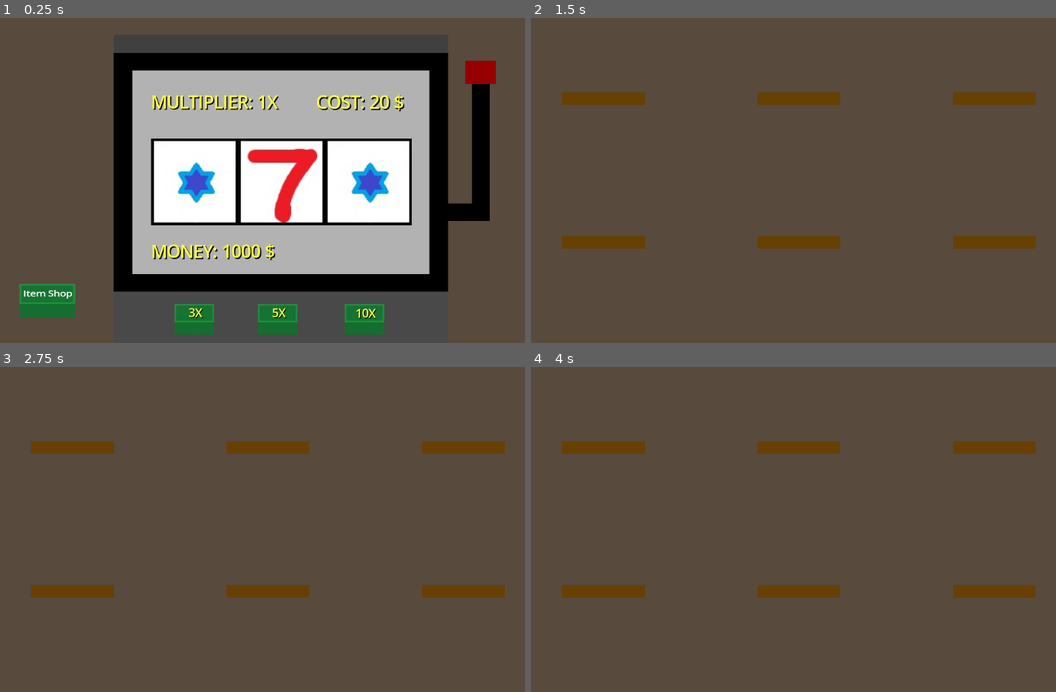
Above: before the commit, frames 1-4 (two rows, left to right).
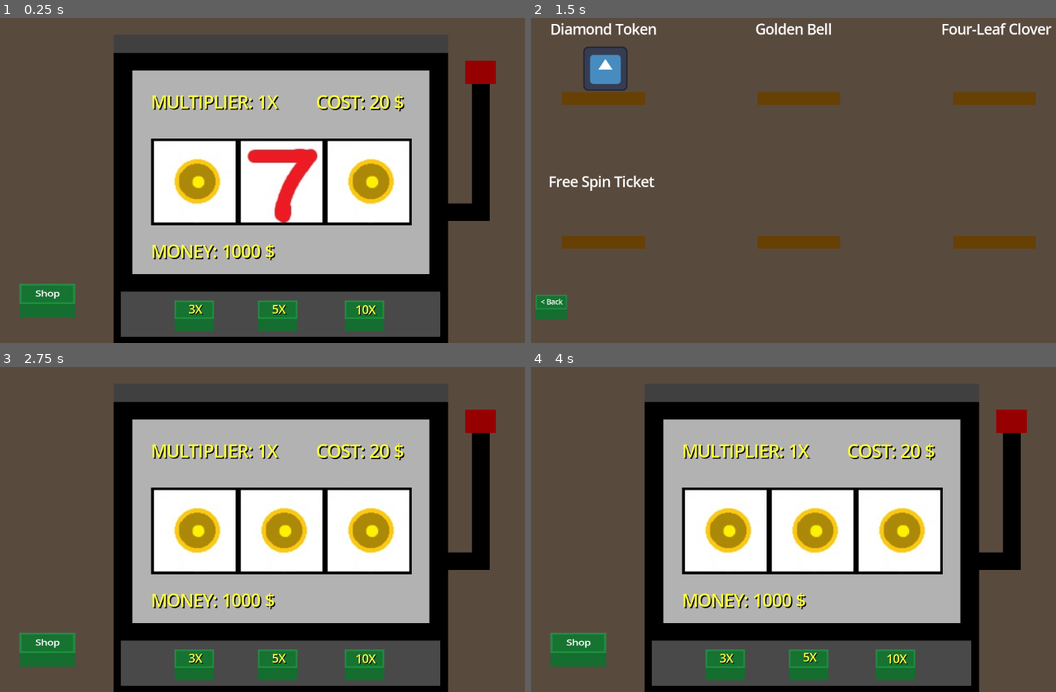
Above: after the commit, the same moments.

Repository: NZivulovic/SlotMachine-Game
Game: Godot game, scene res://Scenes/main.tscn
Same seed, same stepped clock (60 frames per second), same inputs: the game is played once before the commit and once after it. The engine's default icon, where the game draws it, is replaced by a stand-in: a white triangle on a blue panel in a dark square.
Inputs (mouse positions are in pixels of both pictures, inside the frame that each line leads up to):
- Up to frame 1 (0.25 s): no input
- Up to frame 2 (1.5 s): click "3X" at 0.5 s; click "Item Shop" (after the commit: "Shop") at 1.25 s
- Up to frame 3 (2.75 s): click (21, 656) at 2 s, where only the run after the commit has a clickable "< Back"
- Up to frame 4 (4 s): click (809, 662) at 2.75 s, where only the run after the commit has a clickable "5X"; click (809, 662) at 3.5 s, where only the run after the commit has a clickable "5X"

The runs differ from the first frame. In frame 1, 4.7% of the frame differs, in the area x 4-86%, y 43-100%; in frame 2, 2.9%; in frame 3, 59%, in the area x 3-97%, y 5-100%; in frame 4, 59%.

Commit message:
Item Shop + 1st Item (DiamondToken) added, Trinkets screen,

Diff:
--- a/Scenes/Buttons/BasicButton.tscn
+++ b/Scenes/Buttons/BasicButton.tscn
@@ -24,5 +24,6 @@
 offset_top = 7.2618465
 offset_right = 69.085
 offset_bottom = 30.261847
-text = "Item Shop"
+text = "Shop"
 label_settings = SubResource("LabelSettings_46imx")
+horizontal_alignment = 1
--- a/Scenes/Buttons/texture_button3X.tscn
+++ b/Scenes/Buttons/texture_button3X.tscn
@@ -2,7 +2,7 @@
 
 [ext_resource type="Texture2D" uid="uid://bbfxwkrk6o2l1" path="res://Assets/GreenButtonUnpressed-removebg-preview.png" id="1_r6cof"]
 [ext_resource type="Texture2D" uid="uid://chs2cachs2uit" path="res://Assets/GreenButtonPressed-removebg-preview.png" id="2_okmw2"]
-[ext_resource type="Script" uid="uid://foj754ricmf6" path="res://Scenes/multiply_button.gd" id="3_l5h0l"]
+[ext_resource type="Script" uid="uid://foj754ricmf6" path="res://Scripts/buttons/multiply_button.gd" id="3_l5h0l"]
 
 [sub_resource type="LabelSettings" id="LabelSettings_hybk3"]
 font_color = Color(1, 1, 0.25882354, 1)
--- a/Scenes/ItemShop.tscn
+++ b/Scenes/ItemShop.tscn
@@ -1,10 +1,128 @@
-[gd_scene format=3 uid="uid://dts540hcxxcc2"]
+[gd_scene load_steps=11 format=3 uid="uid://dts540hcxxcc2"]
+
+[ext_resource type="PackedScene" uid="uid://boiuee2fo78s3" path="res://Scenes/ItemShop/Items/DiamondToken.tscn" id="1_bw0jw"]
+[ext_resource type="Texture2D" uid="uid://bbfxwkrk6o2l1" path="res://Assets/GreenButtonUnpressed-removebg-preview.png" id="1_j448o"]
+[ext_resource type="Script" uid="uid://c03lsrp28i7hs" path="res://Scripts/item_shop.gd" id="1_rm0e0"]
+[ext_resource type="Texture2D" uid="uid://chs2cachs2uit" path="res://Assets/GreenButtonPressed-removebg-preview.png" id="2_862br"]
+[ext_resource type="Script" uid="uid://b5qrhyxlxye0k" path="res://Scripts/buy_interface.gd" id="2_fjxrw"]
+[ext_resource type="Script" uid="uid://br40sg34k3j2k" path="res://Scripts/buttons/LabelBackButtonBuyMenu.gd" id="5_fjxrw"]
+[ext_resource type="Script" uid="uid://dcbp4oofmc5lv" path="res://Scripts/buttons/LabelBackMenuItemShop.gd" id="5_ifxhq"]
+
+[sub_resource type="LabelSettings" id="LabelSettings_ifxhq"]
+font_size = 50
+
+[sub_resource type="LabelSettings" id="LabelSettings_fyjct"]
+font_size = 32
+font_color = Color(1, 1, 0.25882354, 1)
+
+[sub_resource type="LabelSettings" id="LabelSettings_ykgfi"]
+font_size = 32
 
 [node name="Node2D" type="Node2D"]
+script = ExtResource("1_rm0e0")
 
 [node name="Camera2D" type="Camera2D" parent="."]
 scale = Vector2(0.89804304, 0.9666676)
 zoom = Vector2(0.835, 0.835)
+
+[node name="BuyInterface" type="ColorRect" parent="."]
+z_index = 1
+offset_left = -690.0
+offset_top = -388.0
+offset_right = 690.0
+offset_bottom = 388.0
+color = Color(0.29411766, 0.29411766, 0.29411766, 0.8039216)
+script = ExtResource("2_fjxrw")
+
+[node name="Label" type="Label" parent="BuyInterface"]
+layout_mode = 0
+offset_left = 142.0
+offset_top = 167.0
+offset_right = 892.0
+offset_bottom = 270.0
+text = "Are you sure you want to buy a"
+label_settings = SubResource("LabelSettings_ifxhq")
+
+[node name="LabelDescription" type="Label" parent="BuyInterface"]
+layout_mode = 0
+offset_left = 318.0
+offset_top = 287.0
+offset_right = 1068.0
+offset_bottom = 390.0
+label_settings = SubResource("LabelSettings_fyjct")
+horizontal_alignment = 1
+
+[node name="BuyButton" type="TextureButton" parent="BuyInterface"]
+layout_mode = 0
+offset_left = 644.0
+offset_top = 473.0
+offset_right = 716.0
+offset_bottom = 526.0
+texture_normal = ExtResource("1_j448o")
+texture_pressed = ExtResource("2_862br")
+ignore_texture_size = true
+stretch_mode = 3
+
+[node name="Label" type="Label" parent="BuyInterface/BuyButton"]
+layout_mode = 0
+offset_left = 20.0
+offset_top = 5.0
+offset_right = 60.0
+offset_bottom = 28.0
+text = "BUY"
+
+[node name="BackButton" type="TextureButton" parent="."]
+anchors_preset = 8
+anchor_left = 0.5
+anchor_top = 0.5
+anchor_right = 0.5
+anchor_bottom = 0.5
+offset_left = -608.0
+offset_top = 276.0
+offset_right = -534.0
+offset_bottom = 331.0
+grow_horizontal = 2
+grow_vertical = 2
+texture_normal = ExtResource("1_j448o")
+texture_pressed = ExtResource("2_862br")
+ignore_texture_size = true
+stretch_mode = 3
+
+[node name="Label" type="Label" parent="BackButton"]
+layout_mode = 0
+offset_left = 13.0
+offset_top = 6.0
+offset_right = 64.0
+offset_bottom = 29.0
+text = "< Back"
+script = ExtResource("5_ifxhq")
+
+[node name="BackButtonBuyMenu" type="TextureButton" parent="."]
+z_index = 1
+anchors_preset = 8
+anchor_left = 0.5
+anchor_top = 0.5
+anchor_right = 0.5
+anchor_bottom = 0.5
+offset_left = -132.0
+offset_top = 84.0
+offset_right = -58.0
+offset_bottom = 139.0
+grow_horizontal = 2
+grow_vertical = 2
+texture_normal = ExtResource("1_j448o")
+texture_pressed = ExtResource("2_862br")
+ignore_texture_size = true
+stretch_mode = 3
+
+[node name="Label" type="Label" parent="BackButtonBuyMenu"]
+layout_mode = 0
+offset_left = 12.0
+offset_top = 6.0
+offset_right = 63.0
+offset_bottom = 29.0
+text = "< Back"
+script = ExtResource("5_fjxrw")
 
 [node name="Shelfs" type="Node" parent="."]
 
@@ -49,3 +167,47 @@
 offset_right = 544.9996
 offset_bottom = 170.06499
 color = Color(0.40578818, 0.24915597, 0.016376968, 1)
+
+[node name="ItemNameLabels" type="Node" parent="."]
+
+[node name="Label" type="Label" parent="ItemNameLabels"]
+offset_left = -573.0
+offset_top = -358.0
+offset_right = -328.0
+offset_bottom = -307.0
+text = "Diamond Token"
+label_settings = SubResource("LabelSettings_ykgfi")
+
+[node name="Label2" type="Label" parent="ItemNameLabels"]
+offset_left = -101.0
+offset_top = -358.0
+offset_right = 144.0
+offset_bottom = -307.0
+text = "Golden Bell"
+label_settings = SubResource("LabelSettings_ykgfi")
+
+[node name="Label3" type="Label" parent="ItemNameLabels"]
+offset_left = 327.0
+offset_top = -358.0
+offset_right = 581.0
+offset_bottom = -307.0
+text = "Four-Leaf Clover"
+label_settings = SubResource("LabelSettings_ykgfi")
+
+[node name="Label4" type="Label" parent="ItemNameLabels"]
+offset_left = -577.0
+offset_top = -6.0
+offset_right = -323.0
+offset_bottom = 45.0
+text = "Free Spin Ticket"
+label_settings = SubResource("LabelSettings_ykgfi")
+
+[node name="Items" type="Node" parent="."]
+
+[node name="DiamondToken" parent="Items" instance=ExtResource("1_bw0jw")]
+position = Vector2(-446, -245)
+
+[connection signal="pressed" from="BuyInterface/BuyButton" to="BuyInterface" method="_on_buy_button_pressed"]
+[connection signal="pressed" from="BackButton" to="BackButton/Label" method="_on_back_button_pressed"]
+[connection signal="pressed" from="BackButtonBuyMenu" to="BackButtonBuyMenu/Label" method="_on_back_button_pressed"]
+[connection signal="input_event" from="Items/DiamondToken" to="." method="_on_diamond_token_input_event"]
--- /dev/null
+++ b/Scenes/ItemShop/ItemTemplate.tscn
@@ -0,0 +1,9 @@
+[gd_scene format=3 uid="uid://cyxhcwfcqe5pl"]
+
+[node name="Area2D" type="Area2D"]
+scale = Vector2(4, 4)
+
+[node name="Sprite2D" type="Sprite2D" parent="."]
+scale = Vector2(0.2, 0.2)
+
+[node name="CollisionShape2D" type="CollisionShape2D" parent="."]
--- /dev/null
+++ b/Scenes/ItemShop/Items/DiamondToken.tscn
@@ -0,0 +1,15 @@
+[gd_scene load_steps=3 format=3 uid="uid://boiuee2fo78s3"]
+
+[ext_resource type="Texture2D" uid="uid://c3i7dlhquhe36" path="res://Assets/icon.svg" id="1_5aij6"]
+
+[sub_resource type="CircleShape2D" id="CircleShape2D_cj0k1"]
+
+[node name="Area2D" type="Area2D"]
+scale = Vector2(4, 4)
+
+[node name="Sprite2D" type="Sprite2D" parent="."]
+scale = Vector2(0.2, 0.2)
+texture = ExtResource("1_5aij6")
+
+[node name="CollisionShape2D" type="CollisionShape2D" parent="."]
+shape = SubResource("CircleShape2D_cj0k1")
--- a/Scenes/main.tscn
+++ b/Scenes/main.tscn
@@ -9,6 +9,8 @@
 [ext_resource type="Script" uid="uid://1uxl0v7m0gv8" path="res://Scripts/buttons/texture_button_5x.gd" id="5_kry3j"]
 [ext_resource type="Script" uid="uid://wugmvkxxdy8w" path="res://Scripts/buttons/texture_button_10x.gd" id="6_21xkr"]
 [ext_resource type="PackedScene" uid="uid://beb50ku0em3x2" path="res://Scenes/Buttons/BasicButton.tscn" id="9_ynf5e"]
+[ext_resource type="Script" uid="uid://cxgsfagukgtwt" path="res://Scripts/trinkets_icons.gd" id="10_d1ilt"]
+[ext_resource type="Texture2D" uid="uid://c3i7dlhquhe36" path="res://Assets/icon.svg" id="11_6iyac"]
 
 [sub_resource type="RectangleShape2D" id="RectangleShape2D_jjgbg"]
 size = Vector2(38, 356)
@@ -19,6 +21,12 @@
 shadow_color = Color(0, 0, 0, 1)
 shadow_offset = Vector2(2.5, 2.5)
 
+[sub_resource type="RectangleShape2D" id="RectangleShape2D_d1ilt"]
+size = Vector2(120, 120)
+
+[sub_resource type="LabelSettings" id="LabelSettings_d1ilt"]
+font_size = 20
+
 [node name="Main" type="Node2D"]
 script = ExtResource("1_344ge")
 
@@ -62,6 +70,31 @@
 mouse_filter = 2
 color = Color(0.69965345, 0.69965345, 0.69965345, 1)
 
+[node name="ColorRect" type="ColorRect" parent="MainScreen"]
+z_index = 3
+layout_mode = 0
+offset_top = 549.0
+offset_right = 17.0
+offset_bottom = 670.0
+color = Color(0, 0, 0, 1)
+
+[node name="ColorRect2" type="ColorRect" parent="MainScreen"]
+z_index = 3
+layout_mode = 0
+offset_left = 753.0
+offset_top = 550.0
+offset_right = 770.0
+offset_bottom = 671.0
+color = Color(0, 0, 0, 1)
+
+[node name="ColorRect3" type="ColorRect" parent="MainScreen"]
+z_index = 3
+layout_mode = 0
+offset_top = 655.0
+offset_right = 770.0
+offset_bottom = 671.0
+color = Color(0, 0, 0, 1)
+
 [node name="HandleTop" type="ColorRect" parent="."]
 z_index = 1
 offset_left = 525.3002
@@ -138,24 +171,24 @@
 [node name="ButtonsMulti" type="Node" parent="."]
 
 [node name="TextureButton" parent="ButtonsMulti" instance=ExtResource("4_kry3j")]
-offset_left = -217.0
-offset_top = 298.0
-offset_right = -143.0
-offset_bottom = 352.0
+offset_left = -217.00002
+offset_top = 290.00003
+offset_right = -143.00002
+offset_bottom = 344.00003
 script = ExtResource("4_jjvhh")
 
 [node name="TextureButton2" parent="ButtonsMulti" instance=ExtResource("4_kry3j")]
 offset_left = -25.0
-offset_top = 298.0
+offset_top = 290.00003
 offset_right = 49.0
-offset_bottom = 352.0
+offset_bottom = 344.00003
 script = ExtResource("5_kry3j")
 
 [node name="TextureButton3" parent="ButtonsMulti" instance=ExtResource("4_kry3j")]
 offset_left = 175.0
-offset_top = 298.0
+offset_top = 290.00003
 offset_right = 249.0
-offset_bottom = 352.0
+offset_bottom = 344.00003
 script = ExtResource("6_21xkr")
 
 [node name="InterfaceLabels" type="Node" parent="."]
@@ -210,6 +243,19 @@
 theme_override_colors/font_shadow_color = Color(0, 0, 0, 1)
 text = "COST:"
 
+[node name="Trinkets" type="Label" parent="InterfaceLabels"]
+unique_name_in_owner = true
+z_index = 3
+offset_left = -662.0
+offset_top = -195.0
+offset_right = -370.0
+offset_bottom = -140.5625
+theme_override_colors/font_color = Color(1, 1, 0.25882354, 1)
+theme_override_colors/font_shadow_color = Color(0, 0, 0, 1)
+text = "Trinkets:"
+label_settings = SubResource("LabelSettings_bo1nx")
+uppercase = true
+
 [node name="MenuButtons" type="Node" parent="."]
 
 [node name="MenuButton1" parent="MenuButtons" instance=ExtResource("9_ynf5e")]
@@ -218,8 +264,33 @@
 offset_right = -500.99994
 offset_bottom = 305.0
 
+[node name="TrinketsIcons" type="Node" parent="."]
+script = ExtResource("10_d1ilt")
+
+[node name="DiamondToken" type="Sprite2D" parent="TrinketsIcons"]
+position = Vector2(-623, -98)
+scale = Vector2(0.5, 0.5)
+texture = ExtResource("11_6iyac")
+
+[node name="Area2D" type="Area2D" parent="TrinketsIcons/DiamondToken"]
+
+[node name="CollisionShape2D" type="CollisionShape2D" parent="TrinketsIcons/DiamondToken/Area2D"]
+shape = SubResource("RectangleShape2D_d1ilt")
+
+[node name="Description" type="Label" parent="TrinketsIcons"]
+offset_left = -640.0
+offset_top = -318.0
+offset_right = -420.0
+offset_bottom = -251.0
+text = "description"
+label_settings = SubResource("LabelSettings_d1ilt")
+horizontal_alignment = 1
+vertical_alignment = 1
+
 [connection signal="input_event" from="HandleBar" to="." method="_on_handle_bar_input_event"]
 [connection signal="toggled" from="ButtonsMulti/TextureButton" to="Image Gen" method="_on_texture_button_toggled"]
 [connection signal="toggled" from="ButtonsMulti/TextureButton2" to="Image Gen" method="_on_texture_button_2_toggled"]
 [connection signal="toggled" from="ButtonsMulti/TextureButton3" to="Image Gen" method="_on_texture_button_3_toggled"]
 [connection signal="pressed" from="MenuButtons/MenuButton1" to="Image Gen" method="_on_menu_button_1_pressed"]
+[connection signal="mouse_shape_entered" from="TrinketsIcons/DiamondToken/Area2D" to="TrinketsIcons" method="_on_area_2d_mouse_shape_entered"]
+[connection signal="mouse_shape_exited" from="TrinketsIcons/DiamondToken/Area2D" to="TrinketsIcons" method="_on_area_2d_mouse_shape_exited"]
--- a/Scripts/Global.gd
+++ b/Scripts/Global.gd
@@ -9,8 +9,18 @@
 var seven_chance = 0.025
 var seven_reward_money = 0
 
-var star_chance = 0.025
+var star_chance = 0.15
 var star_reward_money = 0
 
-var sun_chance = 0.025
+var sun_chance = 0.30
 var sun_reward_money = 0
+
+
+# ItemShop
+
+var has_diamond_token = 0
+const diamond_token_cost = 500
+
+#ShopInterface
+
+var diamond_token_selected = 0
--- /dev/null
+++ b/Scripts/buttons/LabelBackButton.gd
@@ -0,0 +1,7 @@
+extends Label
+
+
+func _on_back_button_pressed():
+	$".".position.y += 6
+	await get_tree().create_timer(0.025).timeout
+	get_tree().change_scene_to_file("res://Scenes/main.tscn")
--- /dev/null
+++ b/Scripts/buttons/LabelBackButtonBuyMenu.gd
@@ -0,0 +1,8 @@
+extends Label
+
+
+
+func _on_back_button_pressed():
+	$".".position.y += 6
+	await get_tree().create_timer(0.025).timeout
+	get_tree().change_scene_to_file("res://Scenes/ItemShop.tscn")
--- /dev/null
+++ b/Scripts/buttons/LabelBackMenuItemShop.gd
@@ -0,0 +1,8 @@
+extends Label
+
+
+
+func _on_back_button_pressed():
+	$".".position.y += 6
+	await get_tree().create_timer(0.025).timeout
+	get_tree().change_scene_to_file("res://Scenes/main.tscn")
--- /dev/null
+++ b/Scripts/buy_interface.gd
@@ -0,0 +1,23 @@
+extends ColorRect
+
+
+# Called when the node enters the scene tree for the first time.
+func _ready():
+	pass # Replace with function body.
+
+
+# Called every frame. 'delta' is the elapsed time since the previous frame.
+func _process(delta):
+	pass
+
+
+func _on_buy_button_pressed():
+	if Global.diamond_token_selected == 1:
+		Global.has_diamond_token = 1
+		Global.diamond_token_selected = 0
+		$"../Items/DiamondToken".queue_free()
+		$"../ItemNameLabels/Label".queue_free()
+		$BuyButton/Label.position.y += 6
+	await get_tree().create_timer(0.025).timeout
+	$".".visible = false
+	$"../BackButtonBuyMenu".visible = false
--- a/Scripts/image_gen.gd
+++ b/Scripts/image_gen.gd
@@ -17,6 +17,7 @@
 
 var rng = RandomNumberGenerator.new()
 var roll_chances = PackedFloat32Array([Global.seven_chance, Global.star_chance, Global.sun_chance])
+var roll_chances_diamond_token = PackedFloat32Array([1, 0, 0])
 
 @onready var sprite_display: TextureRect = $TextureRect
 @onready var sprite_display1: TextureRect = $TextureRect1
@@ -27,12 +28,15 @@
 
 
 func _ready():
+
 	%GameOverScreen.visible = false
 	$"../ButtonsMulti/TextureButton3".label.position.x += -6
 	$"../ButtonsMulti/TextureButton3".label.position.y += 1
 	%Won.set_visible(0)
 	randomize()
+
 	_randomize_texture()
+
 	clickable_area.input_event.connect(_on_clickable_area_input_event)
 
 	%Money.text = "MONEY: " + str(Global.current_money) + " $"
@@ -41,7 +45,6 @@
 
 
 func _process(_delta):
-
 
 	if $"../ButtonsMulti/TextureButton".button_pressed == true:
 		$"../ButtonsMulti/TextureButton2".disabled = true
@@ -60,11 +63,28 @@
 		$"../ButtonsMulti/TextureButton2".disabled = false
 		$"../ButtonsMulti/TextureButton3".disabled = false
 
+
 func _randomize_texture():
 
 	var chosen_texture = textures[rng.rand_weighted(roll_chances)]
 	var chosen_texture1 = textures[rng.rand_weighted(roll_chances)]
 	var chosen_texture2 = textures[rng.rand_weighted(roll_chances)]
+
+
+	if sprite_display:
+		sprite_display.texture = chosen_texture
+	if sprite_display1:
+		sprite_display1.texture = chosen_texture1
+	if sprite_display2:
+		sprite_display2.texture = chosen_texture2
+
+
+func _randomize_texture_diamond_token():
+
+	var chosen_texture = textures[rng.rand_weighted(roll_chances_diamond_token)]
+	var chosen_texture1 = textures[rng.rand_weighted(roll_chances_diamond_token)]
+	var chosen_texture2 = textures[rng.rand_weighted(roll_chances_diamond_token)]
+
 
 	if sprite_display:
 		sprite_display.texture = chosen_texture
@@ -78,7 +98,11 @@
 func _on_clickable_area_input_event(_viewport: Viewport, event: InputEvent, _shape_idx: int):
 	if event is InputEventMouseButton:
 		if event.button_index == MOUSE_BUTTON_LEFT and event.pressed:
-			_randomize_texture()
+			if Global.has_diamond_token == 0:
+				_randomize_texture()
+			if Global.has_diamond_token == 1:
+				_randomize_texture_diamond_token()
+				Global.has_diamond_token = 0
 			check_for_reward()
 			Global.current_money = current_money
 			current_money -= spin_cost * spin_cost_multiplier
--- /dev/null
+++ b/Scripts/item_shop.gd
@@ -0,0 +1,31 @@
+extends Node2D
+
+
+
+# Called when the node enters the scene tree for the first time.
+func _ready():
+	$BuyInterface.visible = false
+	$BackButtonBuyMenu.visible = false
+	if Global.has_diamond_token == 1:
+		$Items/DiamondToken.queue_free()
+		$ItemNameLabels/Label.queue_free()
+
+
+# Called every frame. 'delta' is the elapsed time since the previous frame.
+func _process(_delta):
+	pass
+
+
+
+
+func _on_diamond_token_input_event(_viewport: Viewport, event: InputEvent, _shape_idx: int):
+	if event is InputEventMouseButton:
+		if event.button_index == MOUSE_BUTTON_LEFT and event.pressed:
+			$BuyInterface.visible = true
+			$BackButtonBuyMenu.visible = true
+			$BuyInterface.get_child(0).text += " Diamond Token?"
+			$BuyInterface/LabelDescription.text += "Get 3x 7's for 1 spin"
+			Global.diamond_token_selected = 1
+			#Global.has_diamond_token = 1
+			#$Items/DiamondToken.queue_free()
+			#$ItemNameLabels/Label.queue_free()
--- /dev/null
+++ b/Scripts/trinkets_icons.gd
@@ -0,0 +1,30 @@
+extends Node
+
+
+# Called when the node enters the scene tree for the first time.
+func _ready():
+	$Description.visible = false
+	pass
+
+
+
+# Called every frame. 'delta' is the elapsed time since the previous frame.
+func _process(delta):
+	if Global.has_diamond_token == 1:
+		$DiamondToken.visible = true
+		%Trinkets.visible = true
+	elif Global.has_diamond_token == 0:
+		$DiamondToken.visible = false
+		%Trinkets.visible = false
+	pass
+
+
+func _on_area_2d_mouse_shape_entered(shape_idx):
+	$Description.visible = true
+	$Description.text = "Get 3x 7's for one spin."
+	pass # Replace with function body.
+
+
+func _on_area_2d_mouse_shape_exited(shape_idx):
+	$Description.visible = false
+	pass # Replace with function body.
Not shown: 1 places in Scenes/main.tscn that only renumber resources
Not shown, added: Scripts/buttons/LabelBackButton.gd.uid
Not shown, added: Scripts/buttons/LabelBackButtonBuyMenu.gd.uid
Not shown, added: Scripts/buttons/LabelBackMenuItemShop.gd.uid
Renamed: Scenes/multiply_button.gd -> Scripts/buttons/multiply_button.gd
Renamed: Scenes/multiply_button.gd.uid -> Scripts/buttons/multiply_button.gd.uid
Not shown, added: Scripts/buy_interface.gd.uid
Not shown, added: Scripts/item_shop.gd.uid
Not shown, added: Scripts/trinkets_icons.gd.uid
